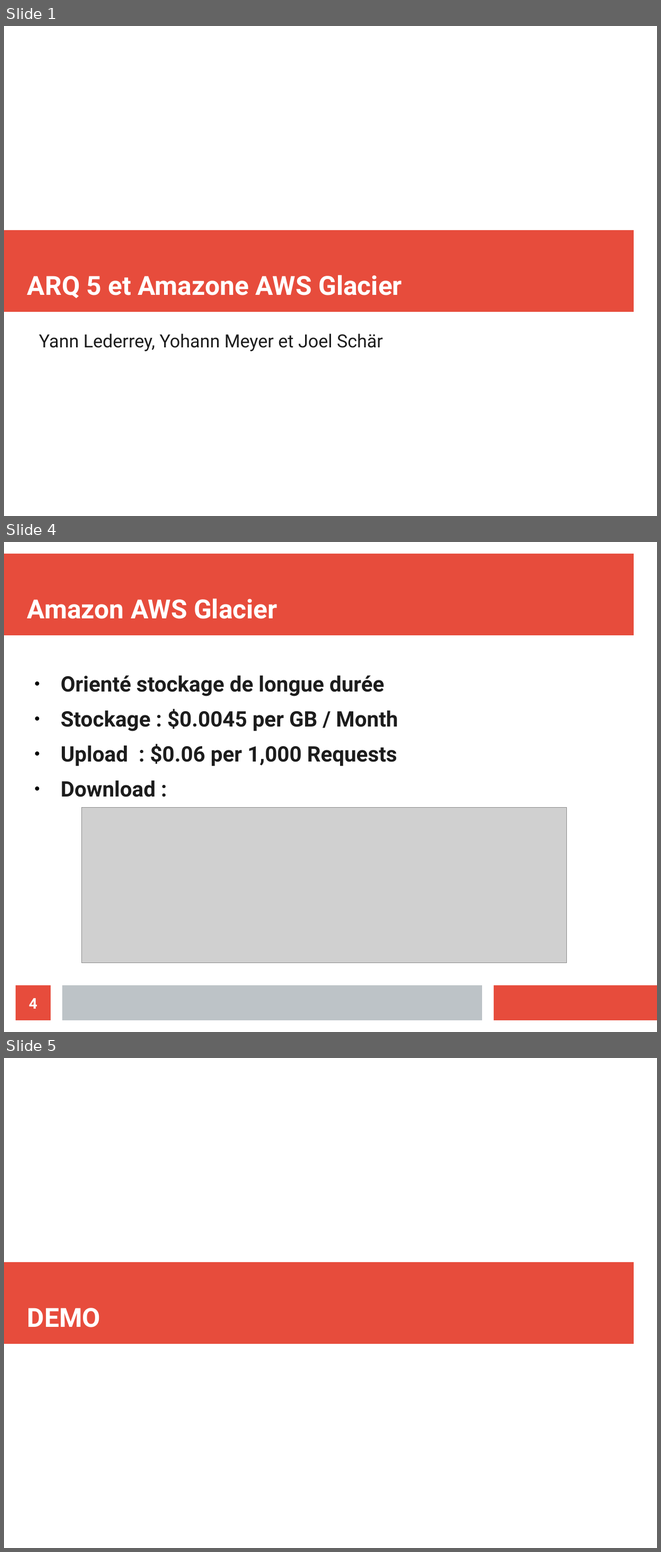
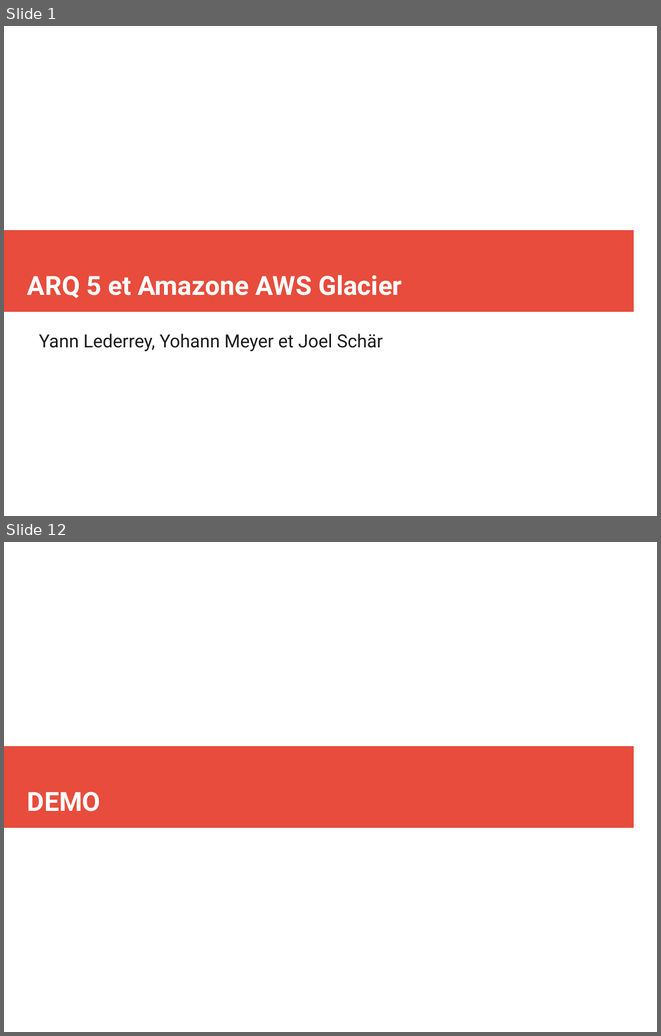
Before and after one commit to Nyahon/AIT, a slide deck: AIT_Amazon_Presentation.odp. Shown one above the other, each under a label of ours: slides 1, 4 and 5 before the commit, slides 1 and 12 after it; the slides between them are not shown. The pictures are 661x1552 and 661x1036 pixels, drawn with LibreOffice and Linux fonts; fonts in the diff are those of the drawing; grey boxes stand for pictures. Boxes give left, top, right and bottom in pixels: in the first picture for what was removed or moved away, otherwise in the second. Text is boxed around its words. In the diff, an @@ line names an element or a change of style, - is before the commit and + after.

```diff
--- a/AIT_Amazon_Presentation.odp
+++ b/AIT_Amazon_Presentation.odp
@@ slide 4 removed at (x1=4, y1=542, x2=657, y2=1032), background #FFFFFF @@
@@ rectangle removed at (x1=4, y1=554, x2=634, y2=636) @@
@@ title removed at (x1=27, y1=598, x2=277, y2=619) @@
-Amazon AWS Glacier
@@ text removed at (x1=61, y1=675, x2=398, y2=797) @@
-● Orienté stockage de longue durée
-● Stockage : $0.0045 per GB / Month
-● Upload : $0.06 per 1,000 Requests
-● Download :
@@ picture removed at (x1=81, y1=808, x2=567, y2=963) @@
@@ page number removed at (x1=16, y1=985, x2=51, y2=1020) @@
-4
@@ rectangle removed at (x1=62, y1=985, x2=482, y2=1020) @@
@@ rectangle removed at (x1=494, y1=985, x2=657, y2=1020) @@
@@ what was slide 5 is now slide 12 @@
```
Also in this commit, not shown: 1 slide changed, 9 slides added, 1 other slide removed.
